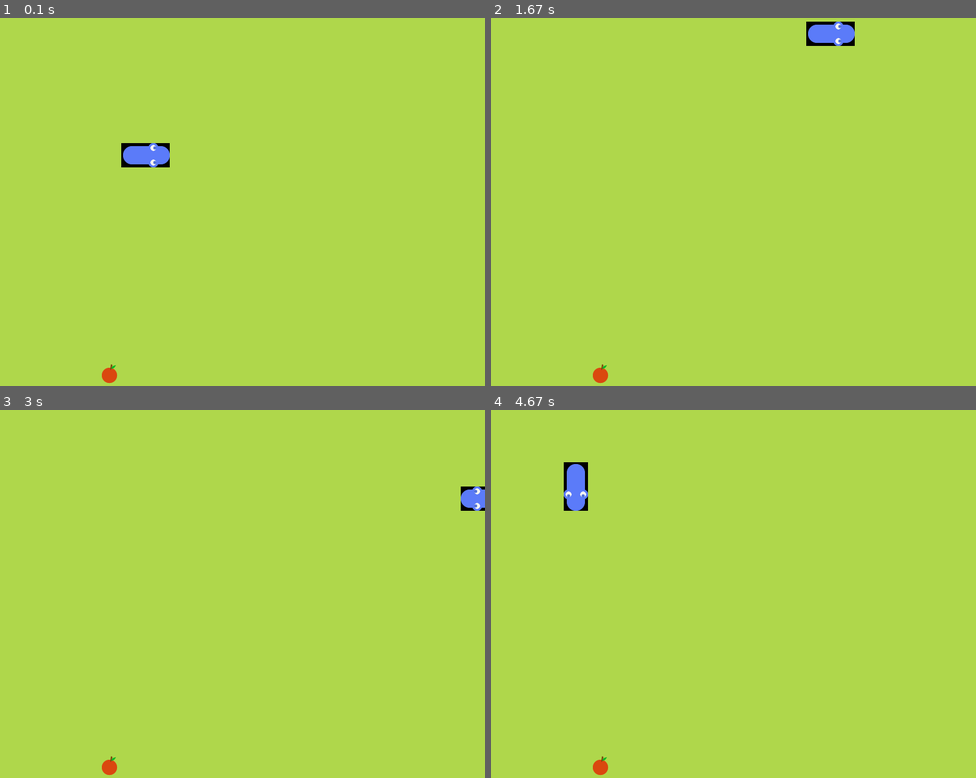
Above: before the commit, frames 1-4 (two rows, left to right).
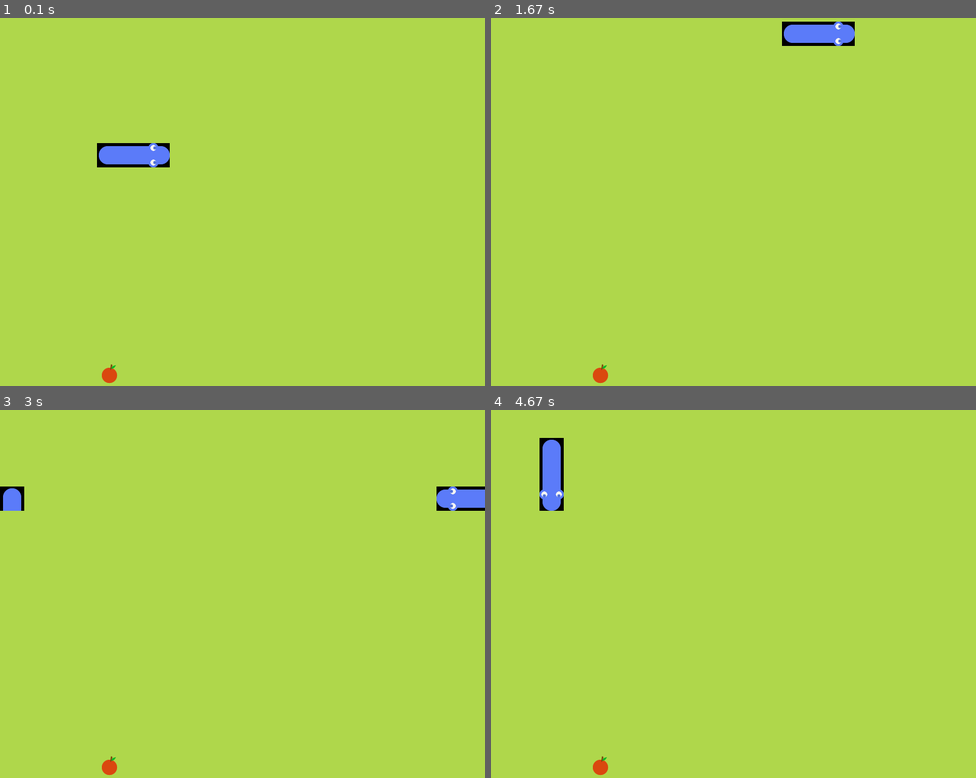
Above: after the commit, the same moments.

Repository: tenos200/snakePygame
Game: pygame game, started from snake.py
Same seed, same stepped clock (60 frames per second), same inputs: the game is played once before the commit and once after it.
Inputs:
- Up to frame 1 (0.1 s): no input
- Up to frame 2 (1.67 s): hold Right 0.33-0.8 s; hold Up 0.83-1.3 s; hold Right from 1.33 s (still down)
- Up to frame 3 (3 s): release Right at 1.8 s; hold Down 2.4-2.7 s; hold Left from 2.73 s (still down)
- Up to frame 4 (4.67 s): release Left at 3.13 s; hold Up 3.17-3.53 s; hold Right 3.57-4.2 s; hold Down 4.23-4.6 s; hold Left from 4.63 s (still down)

The runs differ from the first frame. In frame 1, 0.4% of the frame differs, in the area x 20-27%, y 33-41%; in frame 2, 0.4%; in frame 3, 0.7%; in frame 4, 1.7%, in the area x 10-20%, y 7-28%.

Commit message:
fixed issue with drawing when head went outside of box

Diff:
--- a/snake.py
+++ b/snake.py
@@ -30,18 +30,19 @@
 pg.display.set_caption('Snake by Tenos200')
 clock = pg.time.Clock()
 SCREEN_UPDATE = pg.USEREVENT
-pg.time.set_timer(SCREEN_UPDATE, 120)
+speed = 120
+pg.time.set_timer(SCREEN_UPDATE, speed)
 
 
 
 class Snake:
+
     def __init__(self):
-        self.body = [v2(6, 10), v2(5, 10)]
+        self.body = [v2(6, 10), v2(5, 10), v2(4, 10)]
         self.movement = v2(1, 0)
         self.grow = False
 
         #grahpics from clear code tutorial
-
         self.head_up = pg.image.load('graphics/head_up.png').convert_alpha()
         self.head_down = pg.image.load('graphics/head_down.png').convert_alpha()
         self.head_right = pg.image.load('graphics/head_right.png').convert_alpha()
@@ -120,7 +121,17 @@
 
     def update_head_graphics(self):
         head_relation = self.body[1] - self.body[0]
-        if head_relation == v2(1, 0):
+        #cases for once snake goes outside box and appears on other side
+        if head_relation == v2(-19, 0):
+            self.head = self.head_left
+        elif head_relation == v2(19, 0):
+            self.head = self.head_right
+        elif head_relation == v2(0, 19):
+            self.head = self.head_down
+        elif head_relation == v2(0, -19):
+            self.head = self.head_up
+
+        elif head_relation == v2(1, 0):
             self.head = self.head_left
         elif head_relation == v2(-1, 0):
             self.head = self.head_right
@@ -152,6 +163,7 @@
 
 
 class Food:
+
     def __init__(self):
         self.new_position()
         self.apple_graphic = pg.image.load(
@@ -167,7 +179,10 @@
         self.y = random.randint(0, cell_number - 1)
         self.vector = v2(self.x, self.y)
 
+
+
 class Main:
+
     def __init__(self):
         self.framerate = 60
         self.game_over_color = (0, 0, 0)
@@ -200,12 +215,12 @@
         if self.snake.body[0].x >= cell_number:
             self.snake.body[0].x = 0
         if self.snake.body[0].x < 0:
-            self.snake.body[0].x = cell_number
+            self.snake.body[0].x = cell_number - 1
 
         if self.snake.body[0].y >= cell_number:
             self.snake.body[0].y = 0
         if self.snake.body[0].y < 0:
-            self.snake.body[0].y = cell_number
+            self.snake.body[0].y = cell_number - 1
 
         for block in self.snake.body[1:]:
             if block == self.snake.body[0]:
@@ -219,7 +234,6 @@
         self.score = len(self.snake.body)
 
     def display_message(self):
-        #this method could be what is causing the issue investigate this further.
         board.fill(self.game_over_color)
         board.blit(text, textRect)
         board.blit(text2, textRect2)
